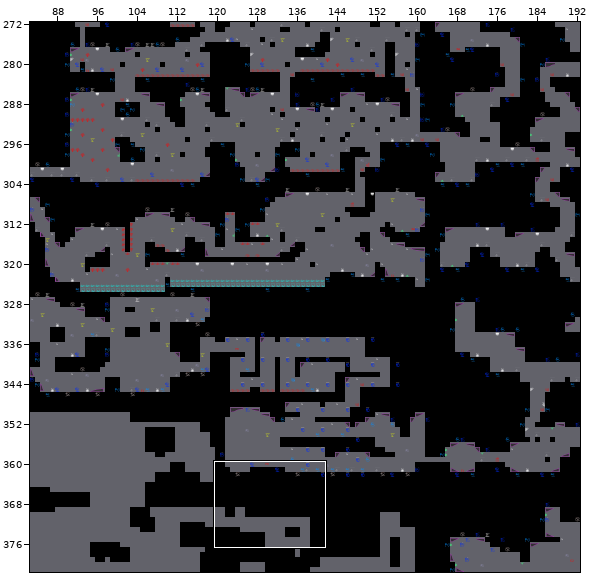
Tiled map -- DownloadedData/TheCave.tmx. Above, an overview of the earlier version with the close-up marked.
Close-up. Old version:
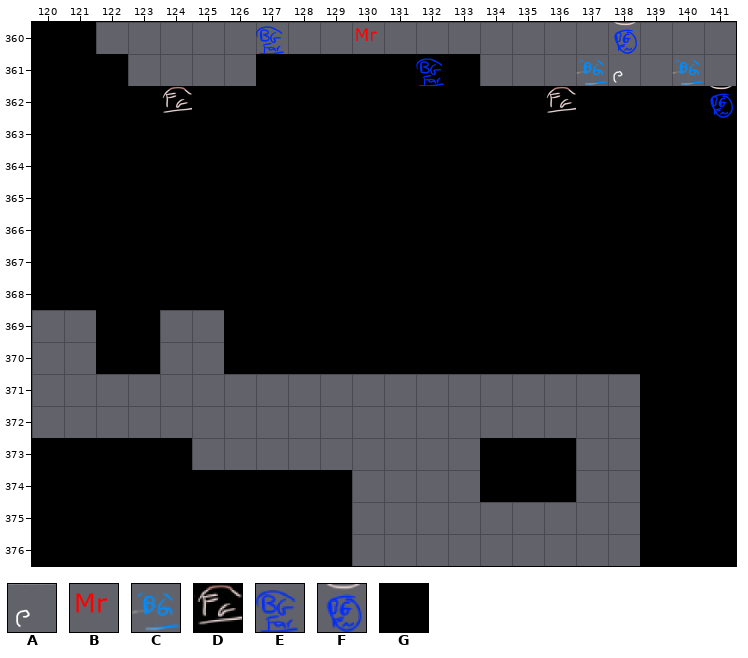
Cells are 120x120 px. Shown: x 120..141, y 360..376. The commit also changed other parts of the map, which this record leaves out.
Key: from "UpperCaveObjectTiles": A 8, B 69, C 118, D 123, E 128, F 129; from "UpperCaveTiles": G 12.
_ is an empty cell.
Layer "Level" before, first column x 120:
360 GG____________________
361 GGG____GGGGGGG________
362 GGGGGGGGGGGGGGGGGGGGGG
363 GGGGGGGGGGGGGGGGGGGGGG
364 GGGGGGGGGGGGGGGGGGGGGG
365 GGGGGGGGGGGGGGGGGGGGGG
366 GGGGGGGGGGGGGGGGGGGGGG
367 GGGGGGGGGGGGGGGGGGGGGG
368 GGGGGGGGGGGGGGGGGGGGGG
369 __GG__GGGGGGGGGGGGGGGG
370 __GG__GGGGGGGGGGGGGGGG
371 ___________________GGG
372 ___________________GGG
373 GGGGG_________GGG__GGG
374 GGGGGGGGGG____GGG__GGG
375 GGGGGGGGGG_________GGG
376 GGGGGGGGGG_________GGG
Layer "Objects" before, first column x 120:
360 _______E__B_______F___
361 ____________E____CA_C_
362 ____D___________D____F
363 ______________________
364 ______________________
365 ______________________
366 ______________________
367 ______________________
368 ______________________
369 ______________________
370 ______________________
371 ______________________
372 ______________________
373 ______________________
374 ______________________
375 ______________________
376 ______________________
Now the later version:
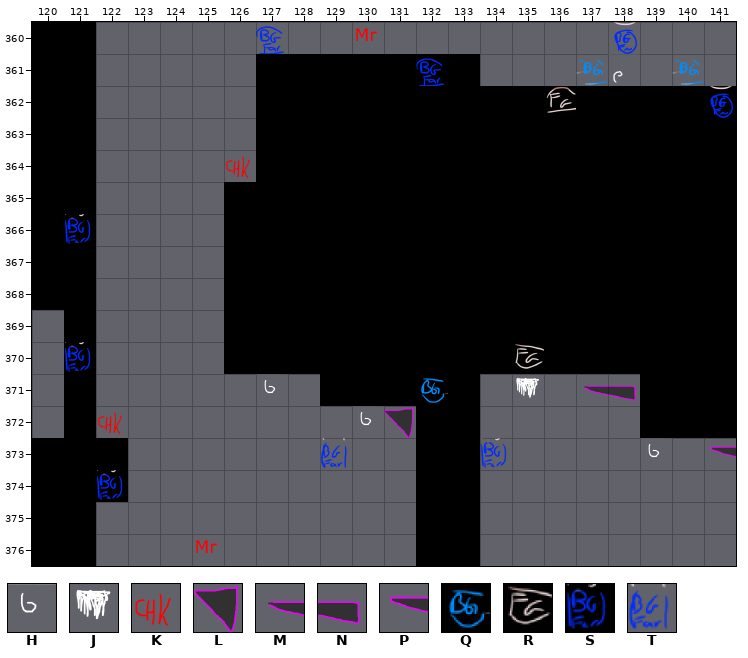
Further tiles: from "UpperCaveObjectTiles": H 7, J 12, K 15, L 45, M 58, N 59, P 72, Q 117, R 122, S 125, T 126.
See-through tiles are keyed as they look on the map.
The edit:
Layer "Level":
The author put tile G in rows 369 to 370 at x 121; in row 371 at x 121 and 129 to 133; in row 372 at x 121 and 132 to 133; in rows 373 to 376 at x 132 to 133.
The author cleared tile G in row 361 at x 122; in rows 362 to 364 at x 122 to 126; in rows 365 to 368 at x 122 to 125; in rows 369 to 370 at x 122 to 123; in row 373 at x 123 to 124, 134 to 136 and 139 to 141; in row 374 at x 123 to 129, 134 to 136 and 139 to 141.
The author cleared tile G in rows 375 to 376 at x 122 to 129 and 139 to 141.
Layer "Objects":
The author put tile B in row 376 at x 125.
The author put tile H in row 371 at x 127; in row 372 at x 130; in row 373 at x 139.
The author put tile J in row 371 at x 135.
The author put tile K in row 364 at x 126; in row 372 at x 122.
The author put tile L in row 372 at x 131.
The author put tile M in row 371 at x 137.
The author put tile N in row 371 at x 138.
The author put tile P in row 373 at x 141.
The author put tile Q in row 371 at x 132.
The author put tile R in row 370 at x 135.
The author put tile S in row 366 at x 121; in row 370 at x 121; in row 373 at x 134; in row 374 at x 122.
The author put tile T in row 373 at x 129.
The author cleared tile D in row 362 at x 124.
Pixel boxes of the changes (left, top, right, bottom) in both close-ups:
changed: (64, 54, 576, 566)
added: (584, 385, 636, 401)
changed: (640, 438, 736, 566)
